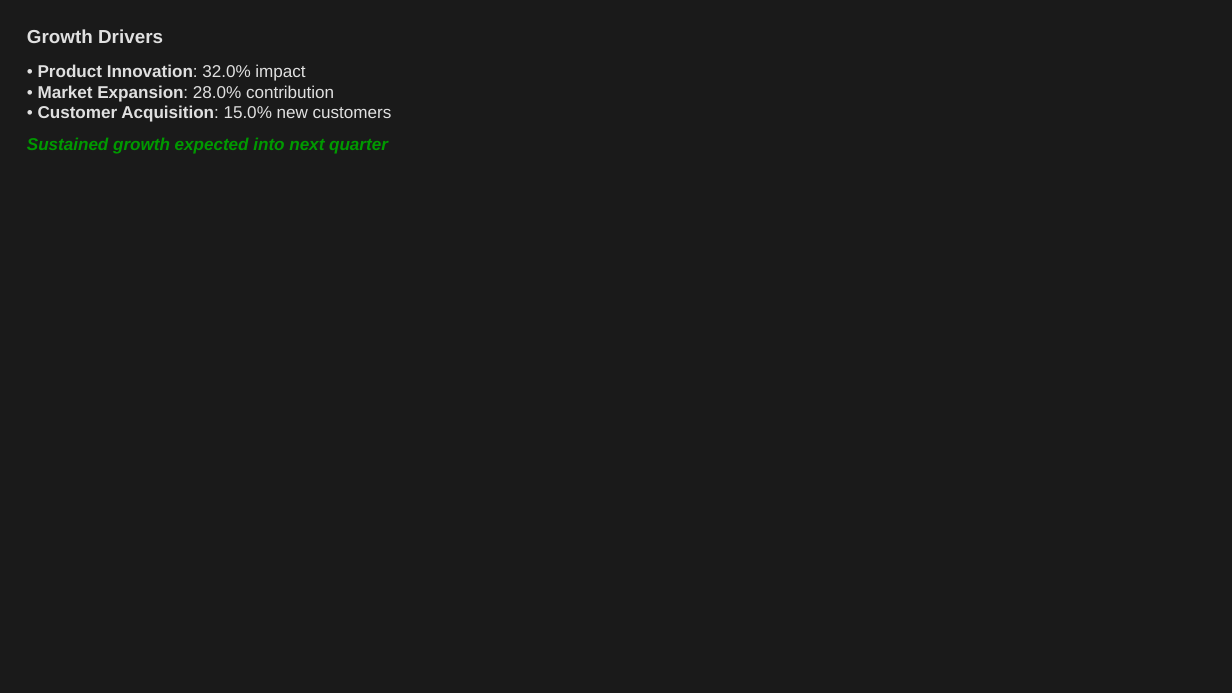
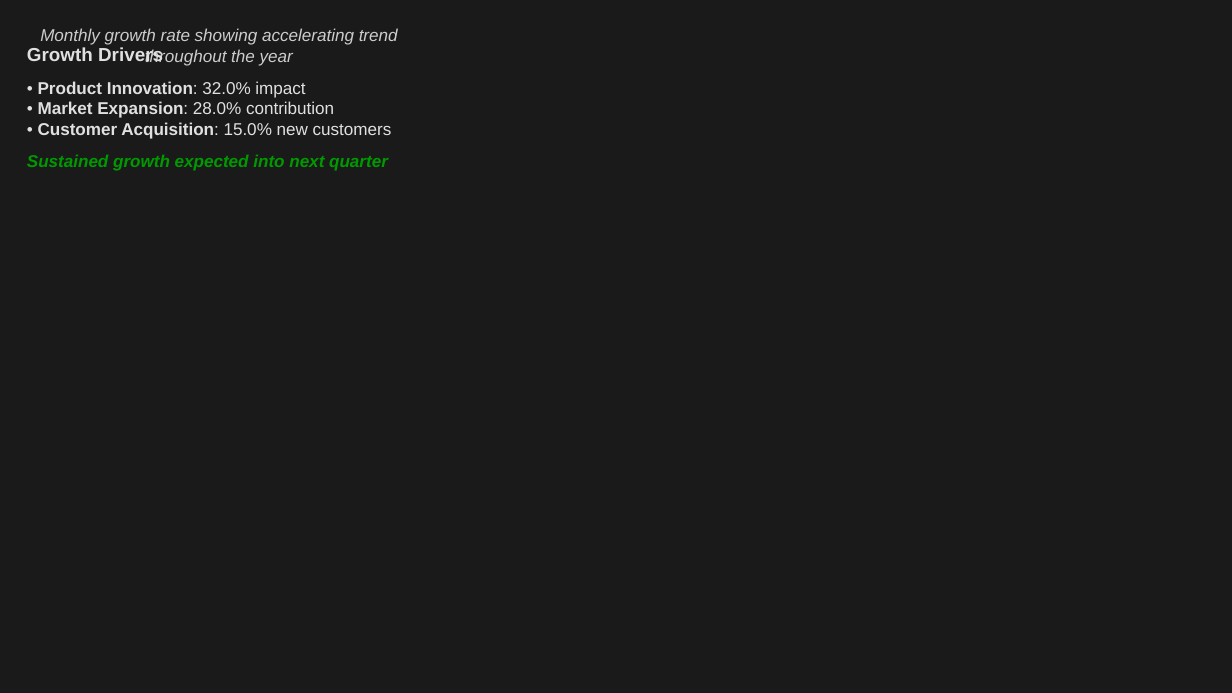
Before and after one commit to louisazhou/slidegenerator, a slide deck: slide 13 of output/notebook_example_dark.pptx (slide 9 before the commit). Drawn at 1232x693 pixels with LibreOffice and Linux fonts; fonts in the diff are those of the drawing. Boxes give left, top, right and bottom in pixels: in the first picture for what was removed or moved away, otherwise in the second. Text is boxed around its words. In the diff, an @@ line names an element or a change of style, - is before the commit and + after.

```diff
--- a/output/notebook_example_dark.pptx
+++ b/output/notebook_example_dark.pptx
@@ text added at [40,28,398,66], 10 pt, text #CCCCCC, italic @@
+Monthly growth rate showing accelerating trend throughout the year
@@ 3 texts: place and size @@
-3 texts at [27,29,392,154]
+3 texts at [27,47,392,171]
```
Also in this commit, not shown: 8 other slides changed, 5 slides added, 1 slide removed, 28 other files.
